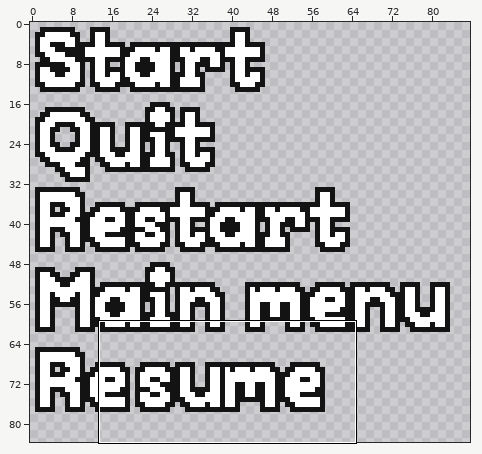
Two versions of one pixel-art file, Assets/UI.aseprite. The first picture is a wide view before the edit; the outline marks the close-up.
Close-up. As it was:
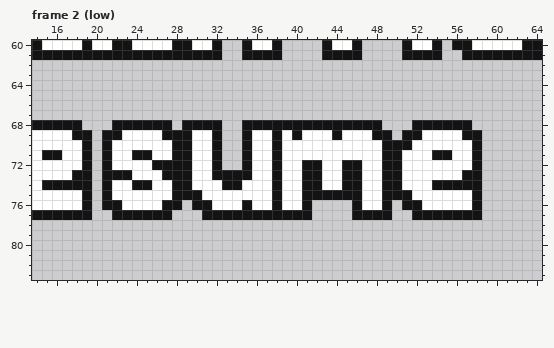
128x128 pixels, 2 frames. Shown: frame 2 (low): x 14..64, y 60..83. The wide view leaves out empty margins.
New version:
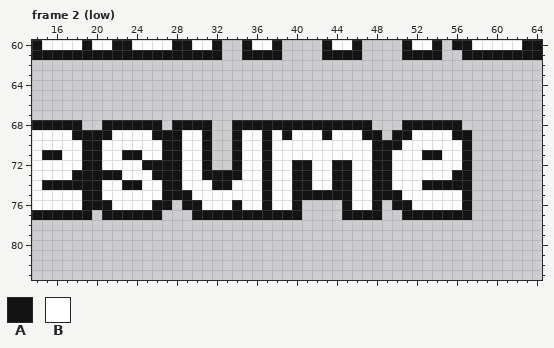
Palette (. is transparent): A #131313  B #ffffff
What changed:
Frame 2 (low):
The edit adds colour A in row 68 at x 21, 28, 34 and 51; in row 69 at x 20, 34 and 50; in rows 70 to 72 at x 20 and 34; in rows 73 to 75 at x 20; in row 76 at x 20, 29, 45 and 50; in row 77 at x 21, 30, 45 and 51.
Colour B gives way to colour A in row 69 at x 26, 31, 37, 39, 43, 47 and 56; in row 70 at x 27, 31, 37, 48 and 57; in row 71 at x 23, 27, 31, 37, 48, 53 and 57; in row 72 at x 25, 31, 37, 40, 44, 48 and 57; in row 73 at x 26, 31, 37, 40, 44, 48 and 56; in row 74 at x 23, 27, 32, 37, 40, 44, 48 and 53.
Colour B gives way to colour A in row 75 at x 27, 37, 40, 48 and 57; in row 76 at x 26, 34, 37, 40, 48 and 57.
Colour A gives way to colour B in row 69 at x 22, 29, 35, 38, 40, 44 and 52; in row 70 at x 21, 29, 35, 38 and 51; in row 71 at x 21, 25, 29, 35, 38, 50 and 55; in row 72 at x 21, 29, 35, 38, 42, 46 and 50; in row 73 at x 23, 29, 35, 38, 42, 46 and 50; in row 74 at x 21, 25, 29, 34, 38, 42, 46 and 50.
Colour A gives way to colour B in row 75 at x 21, 30, 38, 46 and 51; in row 76 at x 22, 31, 35, 38, 46 and 52.
Colour A is removed in row 68 at x 27, 32, 48 and 57; in row 69 at x 32, 49 and 58; in rows 70 to 72 at x 32 and 58; in rows 73 to 75 at x 58; in row 76 at x 28, 41, 49 and 58; in row 77 at x 27, 41, 49 and 58.
Boxes around the changes in both close-ups, in picture pixels (x1, y1, x2, y2):
changed: (92, 120, 482, 220)
